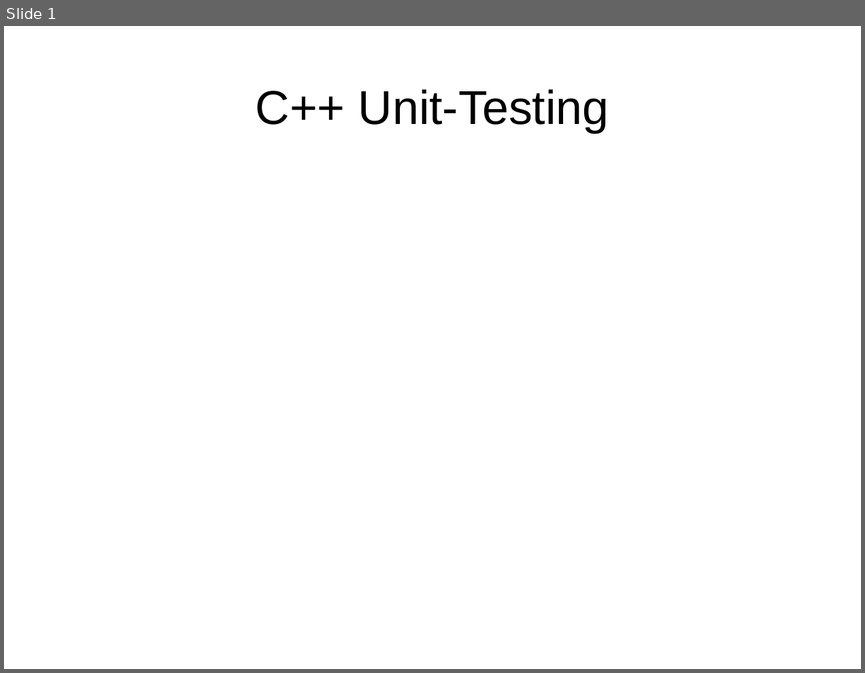
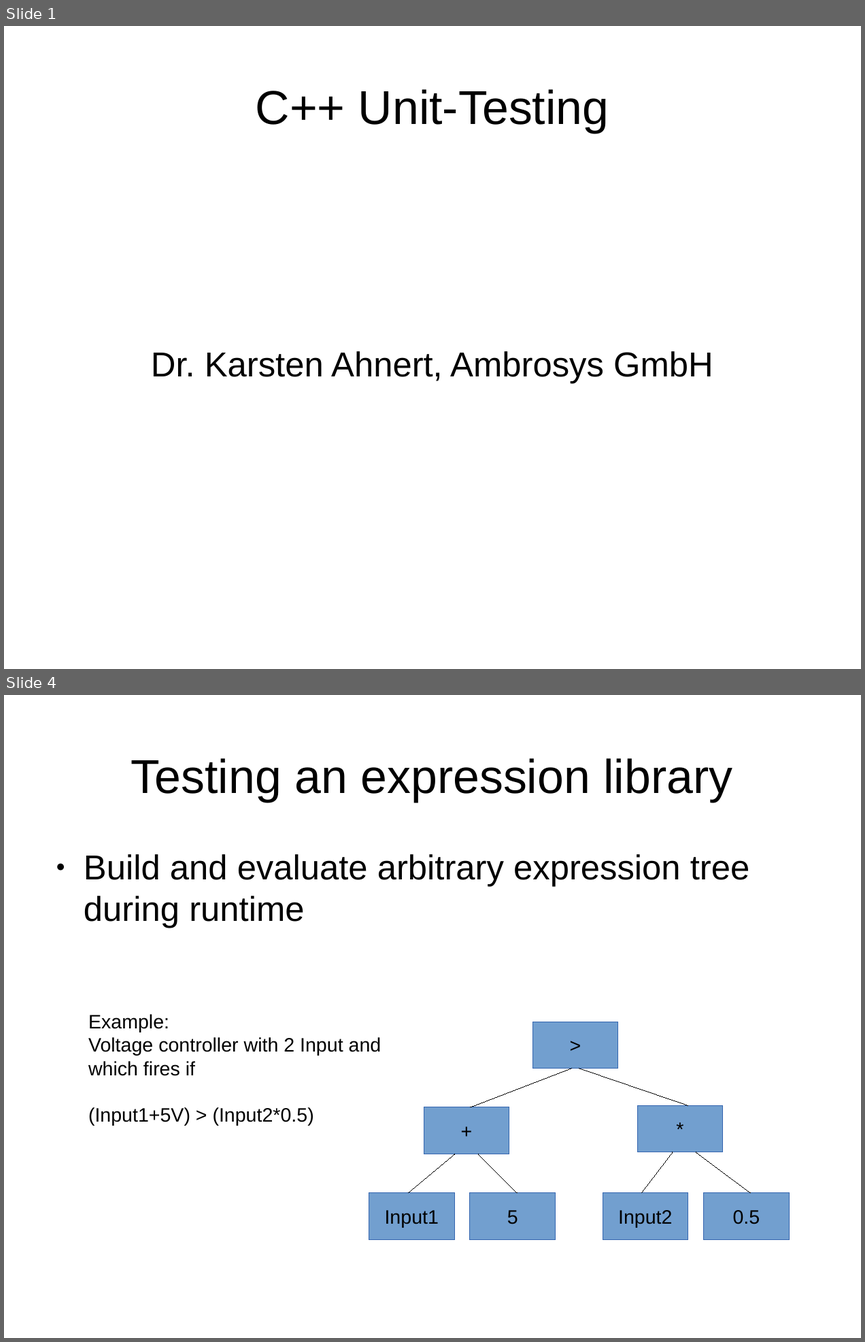
Before and after one commit to headmyshoulder/stuff, a slide deck: cppug_testing/Talk.odp. Shown one above the other, each under a label of ours: slide 1 before the commit, slides 1 and 4 after it; the slides between them are not shown. The pictures are 865x673 and 865x1342 pixels, drawn with LibreOffice and Linux fonts; fonts in the diff are those of the drawing. Boxes give left, top, right and bottom in pixels: in the first picture for what was removed or moved away, otherwise in the second. Text is boxed around its words. In the diff, an @@ line names an element or a change of style, - is before the commit and + after.

```diff
--- a/cppug_testing/Talk.odp
+++ b/cppug_testing/Talk.odp
@@ slide 4 added at (4,695,861,1338), background #FFFFFF @@
@@ title added at (131,758,732,802), 44 pt, text #000000 @@
+Testing an expression library
@@ text added at (84,854,749,928), 32 pt, text #000000 @@
+● Build and evaluate arbitrary expression tree during runtime
@@ text added at (88,1014,381,1125), 18 pt, text #000000 @@
+Example:
+Voltage controller with 2 Input and which fires if
+(Input1+5V) > (Input2*0.5)
@@ group added at (368,1021,789,1239): 7 rectangles, 6 lines @@
+>
+Input1
+Input2
++
+*
+0.5
+5
@@ slide 1 changed as well @@
@@ subtitle added at (151,351,713,384), 32 pt, text #000000 @@
+Dr. Karsten Ahnert, Ambrosys GmbH
```
Also in this commit, not shown: 5 other slides added, 1 other file.
